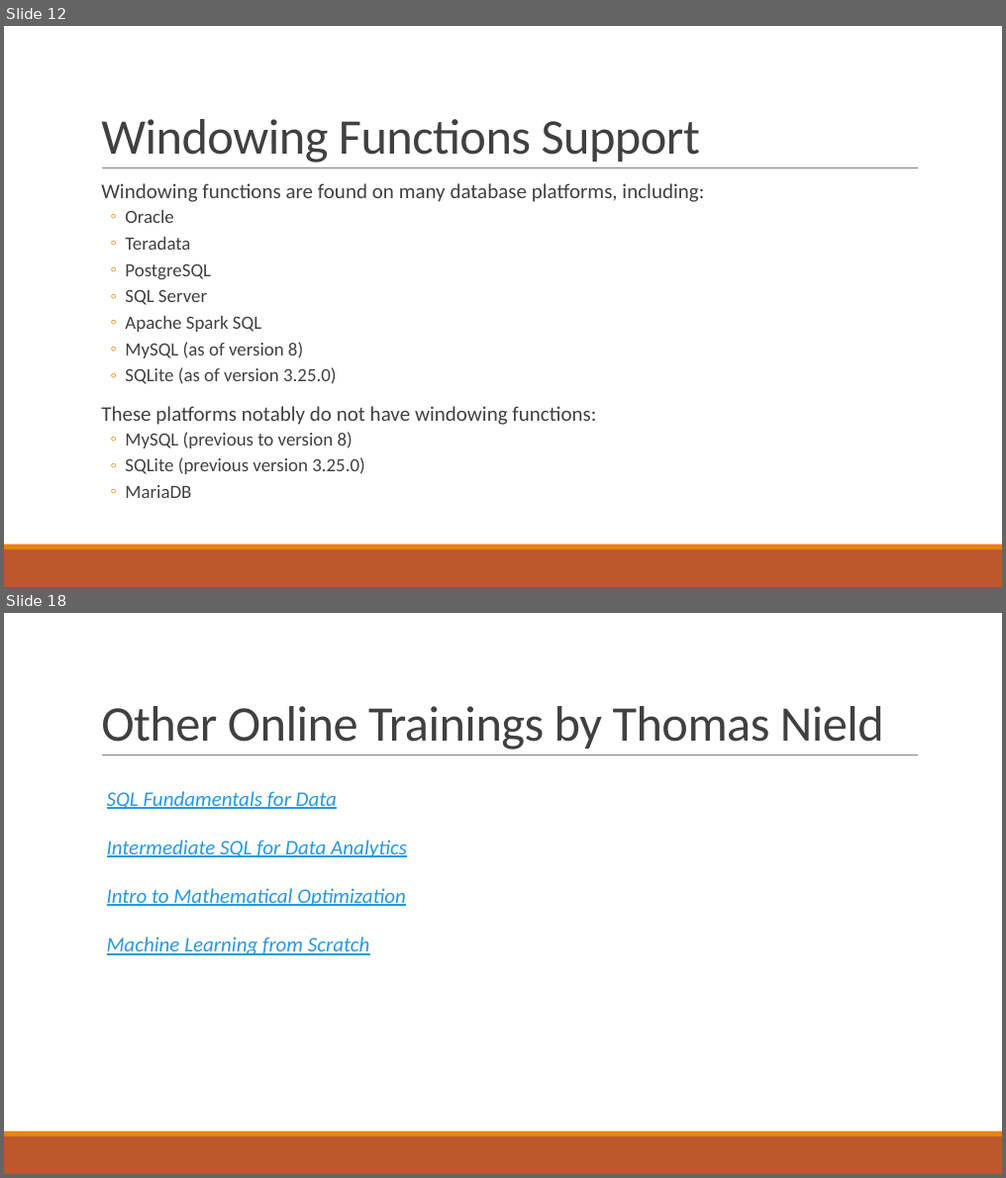
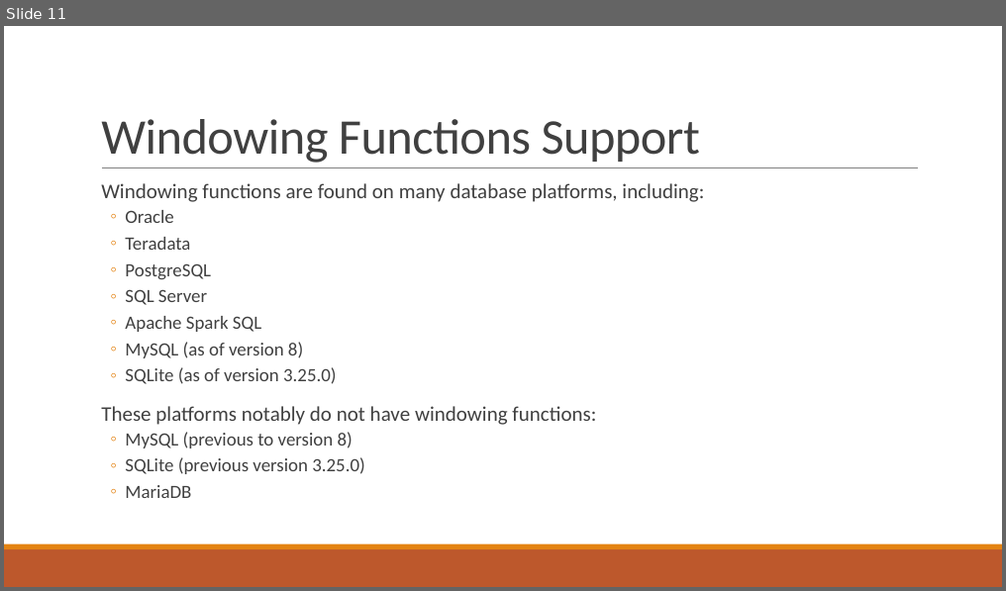
Before and after one commit to thomasnield/oreilly_intermediate_sql_for_data, a slide deck: oreilly_intermediate_sql_for_data_analysis.pptx. Shown one above the other, each under a label of ours: slides 12 and 18 before the commit, slide 11 after it; the slides between them are not shown. The pictures are 1006x1178 and 1006x591 pixels, drawn with LibreOffice and Linux fonts; fonts in the diff are those of the drawing. Boxes give left, top, right and bottom in pixels: in the first picture for what was removed or moved away, otherwise in the second. Text is boxed around its words. In the diff, an @@ line names an element or a change of style, - is before the commit and + after.

```diff
--- a/oreilly_intermediate_sql_for_data_analysis.pptx
+++ b/oreilly_intermediate_sql_for_data_analysis.pptx
@@ slide 18 removed at [4, 613, 1002, 1174], background #FFFFFF; not listed: 3 template elements that a slide beside it also shows @@
@@ title removed at [101, 706, 884, 750] @@
-Other Online Trainings by Thomas Nield
@@ text removed at [107, 791, 407, 956] @@
-  SQL Fundamentals for Data
-  Intermediate SQL for Data Analytics
-  Intro to Mathematical Optimization
-  Machine Learning from Scratch
@@ what was slide 12 is now slide 11 @@
```
Also in this commit, not shown: 3 slides changed, 6 other slides removed, 4 other files.
